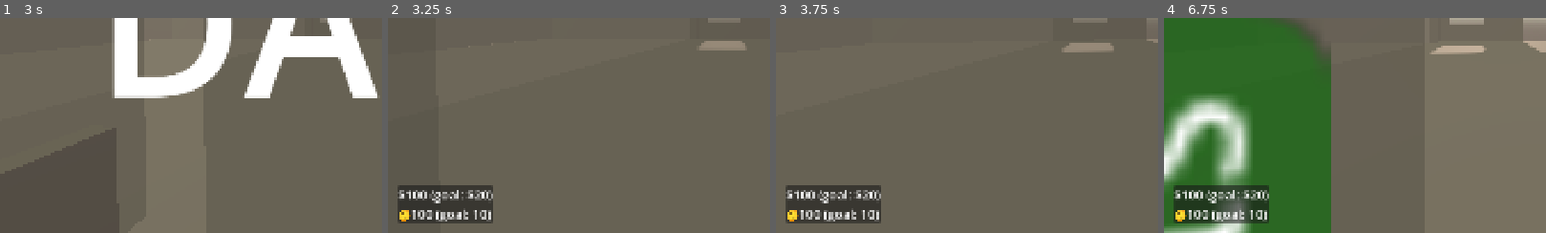
Above: before the commit, frames 1-4 (left to right).
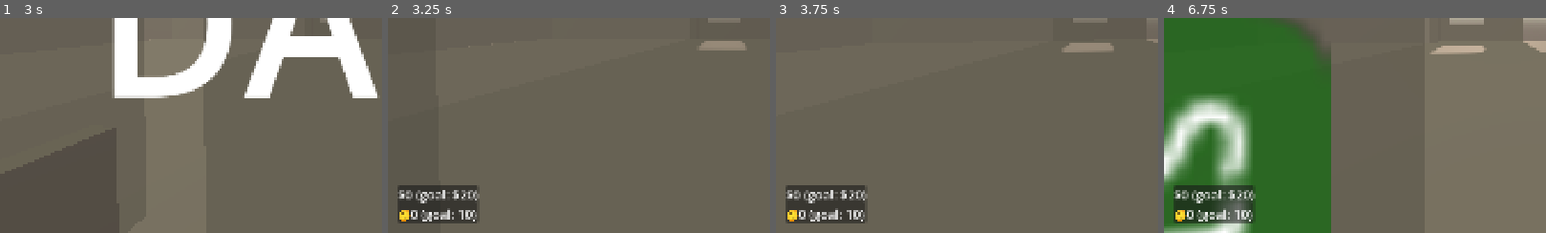
Above: after the commit, the same moments.

Repository: Sunday-Studio-Team/cafe
Game: Godot game, scene res://main.tscn
The game is run twice, just before and just after one commit, with the same random seed, the same clock (stepped at 60 frames per second) and the same inputs. The engine's default icon, where the game draws it, is replaced by a stand-in: a white triangle on a blue panel in a dark square.
Inputs (mouse positions are % of the whole screen's width and height, from its top left):
- Up to frame 1 (3 s): move the mouse to (55, 50) at 0.52 s; hold E (interact) 0.53-1.28 s; hold W (move_forward) from 0.53 s (still down); move the mouse to (45, 50) at 1.27 s; tap Shift (sprint) at 1.35 s; move the mouse to (52, 48) at 2.02 s; tap I at 2.1 s; move the mouse to (49, 52) at 2.77 s; tap E (interact) at 2.85 s
- Up to frame 2 (3.25 s): keep holding W (move_forward)
- Up to frame 3 (3.75 s): keep holding W (move_forward); tap Enter at 3.5 s; move the mouse to (57, 51) at 3.52 s; hold Shift (sprint) from 3.53 s (still down)
- Up to frame 4 (6.75 s): tap Space at 4.25, 5.75 s; move the mouse to (42, 49) at 4.27 s; release Shift (sprint) at 4.28 s; tap I at 4.35, 6.6 s; tap Enter at 5 s; move the mouse to (51, 50) at 5.02 s; hold E (interact) 5.03-5.78 s; move the mouse to (46, 48) at 5.77 s; release W (move_forward) at 5.78 s; hold D (move_right) 5.78-6.53 s; tap Shift (sprint) at 5.85 s; move the mouse to (55, 50) at 6.52 s; hold W (move_forward) from 6.53 s (still down)
The pictures show only the part of the screen within x 0-50%, y 50-100%; the shares and areas given below are measured in that part.

Frame 1 is identical in both runs. In frame 2, 1.8% of the frame differs, in the area x 4-28%, y 77-96%; in frame 3, 1.8%; in frame 4, 2.0%.

Commit message:
reset scores correctly
changed these for debug and forgot

Diff:
--- a/godot/main.gd
+++ b/godot/main.gd
@@ -36,8 +36,8 @@
 	Events.minigame_end.connect(_on_minigame_end)
 
 	# we have to set these manually here so if we reload the scene theyll reset
-	Stats.daily_profit = 100
-	Stats.employee_rating = 100
+	Stats.daily_profit = 0
+	Stats.employee_rating = 0
 
 	set_per_day_stuff()
 	#apply_item_effects()
